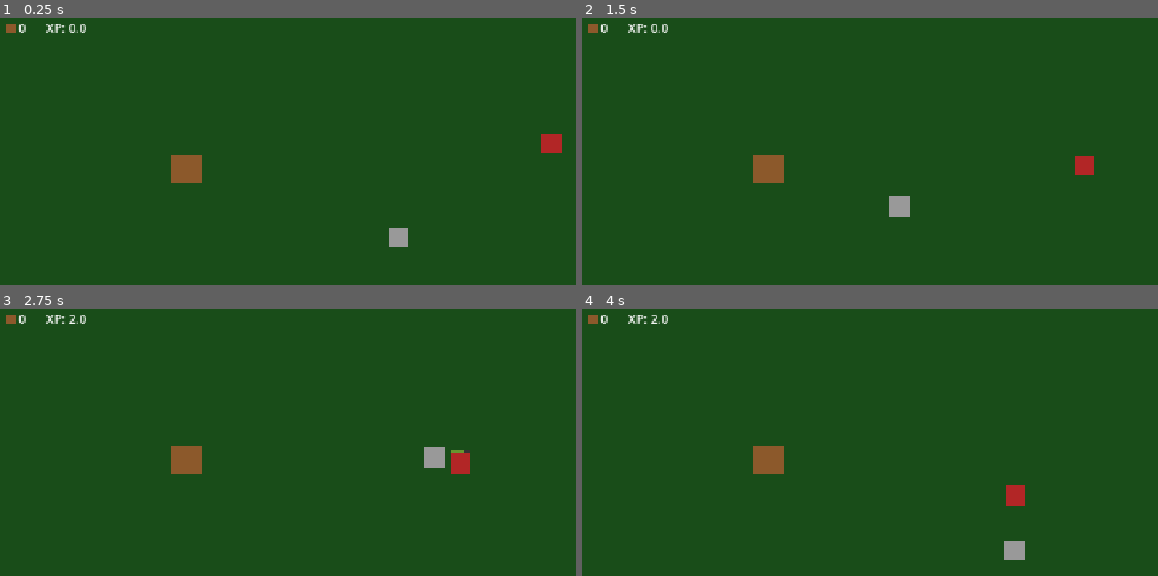
Above: before the commit, frames 1-4 (two rows, left to right).
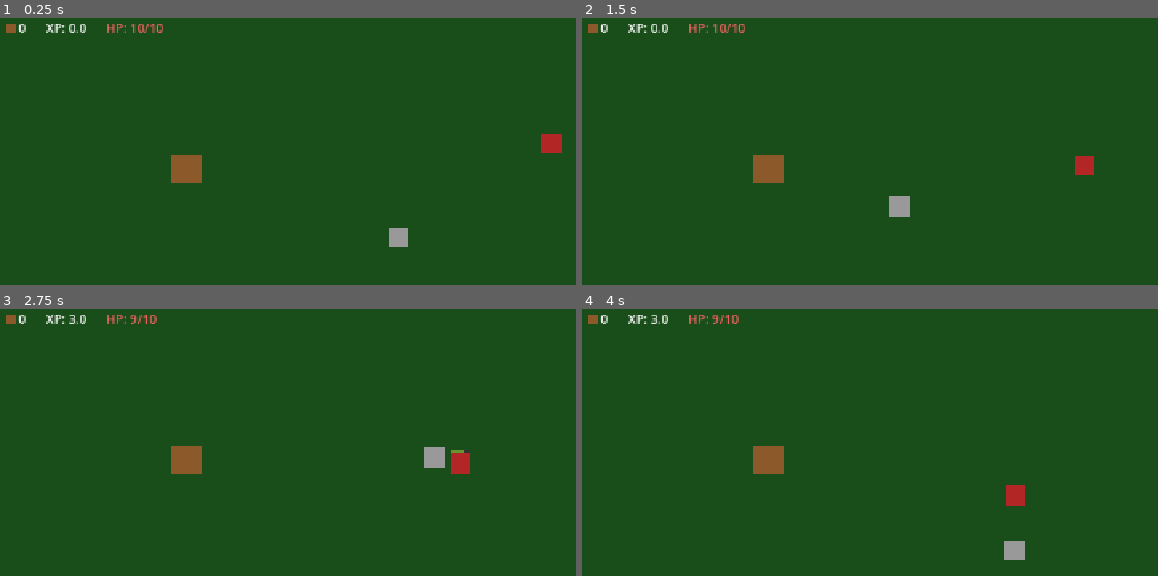
Above: after the commit, the same moments.

Repository: LEADR-official/grindscape
Game: Godot game, scene res://scenes/game.tscn
The game is run twice, just before and just after one commit, with the same random seed, the same clock (stepped at 60 frames per second) and the same inputs.
Inputs (mouse positions are in pixels of both pictures, inside the frame that each line leads up to):
- Up to frame 1 (0.25 s): no input
- Up to frame 2 (1.5 s): move the mouse to (766, 167) at 0.52 s; click (766, 167) at 0.67 s; move the mouse to (1094, 162) at 1.27 s; click (1094, 162) at 1.42 s
- Up to frame 3 (2.75 s): move the mouse to (478, 429) at 2.02 s; click (478, 429) at 2.17 s
- Up to frame 4 (4 s): tap Enter at 2.75 s; move the mouse to (outside the picture) at 2.77 s; click (outside the picture) at 2.92 s; move the mouse to (outside the picture) at 3.52 s; click (outside the picture) at 3.67 s

The runs differ from the first frame. In frame 1, 0.2% of the frame differs, in the area x 18-29%, y 2-6%; in frame 2, 0.2%; in frame 3, 0.2%; in frame 4, 0.2%.

Commit message:
make skelly dangerous

Diff:
--- a/scenes/hud.tscn
+++ b/scenes/hud.tscn
@@ -35,3 +35,15 @@
 mouse_filter = 2
 theme_override_font_sizes/font_size = 20
 text = "XP: 0"
+
+[node name="Spacer2" type="Control" parent="TopBar"]
+custom_minimum_size = Vector2(24, 0)
+layout_mode = 2
+mouse_filter = 2
+
+[node name="HealthLabel" type="Label" parent="TopBar"]
+layout_mode = 2
+mouse_filter = 2
+theme_override_font_sizes/font_size = 20
+theme_override_colors/font_color = Color(1, 0.4, 0.4, 1)
+text = "HP: 10/10"
--- a/scenes/skeleton.tscn
+++ b/scenes/skeleton.tscn
@@ -51,6 +51,10 @@
 wait_time = 0.5
 one_shot = true
 
+[node name="DamageCooldownTimer" type="Timer" parent="."]
+wait_time = 1.5
+one_shot = true
+
 [node name="RespawnTimer" type="Timer" parent="."]
 one_shot = true
 process_mode = 3
--- a/scripts/game.gd
+++ b/scripts/game.gd
@@ -3,7 +3,9 @@
 
 const ORE_XP_VALUE: float = 3.25
 const SKELETON_HIT_XP: float = 2.0
-const SKELETON_KILL_XP: float = 15.0
+const SKELETON_KILL_XP: float = 7.0
+const DAMAGE_PER_HIT: int = 1
+const DAMAGE_TAKEN_XP: float = 1.0
 
 @onready var _rock: StaticBody2D = $Rock
 @onready var _player: CharacterBody2D = $Player
@@ -14,6 +16,8 @@
 	_rock.ore_mined.connect(_on_ore_mined)
 	_skeleton.skeleton_hit.connect(_on_skeleton_hit)
 	_skeleton.skeleton_killed.connect(_on_skeleton_killed)
+	_skeleton.skeleton_attacked_player.connect(_on_skeleton_attacked_player)
+	_player.player_died.connect(_on_player_died)
 
 
 func _on_ore_mined() -> void:
@@ -31,3 +35,13 @@
 func _on_skeleton_killed() -> void:
 	Stats.add_skeleton_kill()
 	Stats.add_xp(SKELETON_KILL_XP)
+
+
+func _on_skeleton_attacked_player() -> void:
+	_player.take_damage(DAMAGE_PER_HIT)
+	Stats.add_damage_taken(DAMAGE_PER_HIT)
+	Stats.add_xp(DAMAGE_TAKEN_XP)
+
+
+func _on_player_died() -> void:
+	get_tree().paused = true
--- a/scripts/hud.gd
+++ b/scripts/hud.gd
@@ -1,15 +1,23 @@
 extends CanvasLayer
-## HUD — displays live ore and XP counters, updated via Stats signal.
+## HUD — displays live ore, XP, and health counters.
 
 @onready var _ore_label: Label = $TopBar/OreLabel
 @onready var _xp_label: Label = $TopBar/XPLabel
+@onready var _health_label: Label = $TopBar/HealthLabel
 
 
 func _ready() -> void:
 	Stats.stats_updated.connect(_on_stats_updated)
 	_on_stats_updated()
+	var player := get_tree().get_first_node_in_group("player")
+	if player:
+		player.health_changed.connect(_on_health_changed)
 
 
 func _on_stats_updated() -> void:
 	_ore_label.text = str(Stats.ore_count)
 	_xp_label.text = "XP: " + str(Stats.xp)
+
+
+func _on_health_changed(current: int, maximum: int) -> void:
+	_health_label.text = "HP: %d/%d" % [current, maximum]
--- a/scripts/player.gd
+++ b/scripts/player.gd
@@ -1,15 +1,22 @@
 extends CharacterBody2D
 ## Player controller — click anywhere to move toward that point.
+## Has a health pool; emits player_died at zero.
+
+signal player_died
+signal health_changed(current: int, maximum: int)
 
 const MOVE_SPEED: float = 200.0
 const ARRIVAL_THRESHOLD: float = 2.0
 const PIXELS_PER_METER: float = 32.0
+const MAX_HEALTH: int = 10
 
+var health: int = MAX_HEALTH
 var _target_position: Vector2
 
 
 func _ready() -> void:
 	_target_position = position
+	health_changed.emit(health, MAX_HEALTH)
 
 
 func _unhandled_input(event: InputEvent) -> void:
@@ -18,6 +25,13 @@
 		if mb.button_index == MOUSE_BUTTON_LEFT and mb.pressed:
 			_target_position = mb.position
 			print("Click at ", mb.position, " → moving from ", position)
+
+
+func take_damage(amount: int) -> void:
+	health = max(health - amount, 0)
+	health_changed.emit(health, MAX_HEALTH)
+	if health <= 0:
+		player_died.emit()
 
 
 func stop() -> void:
--- a/scripts/skeleton.gd
+++ b/scripts/skeleton.gd
@@ -4,9 +4,11 @@
 
 signal skeleton_hit
 signal skeleton_killed
+signal skeleton_attacked_player
 
 const CHASE_SPEED: float = 70.0
 const ATTACK_RANGE: float = 48.0
+const DAMAGE_COOLDOWN: float = 1.5
 const HITS_TO_KILL: int = 3
 const MIN_RESPAWN_TIME: float = 3.0
 const MAX_RESPAWN_TIME: float = 8.0
@@ -22,12 +24,14 @@
 var _attack_cooldown: bool = false
 var _dead: bool = false
 var _in_combat: bool = false
+var _damage_ready: bool = true
 var _player: CharacterBody2D
 
 @onready var _hit_area: Area2D = $HitArea
 @onready var _color_rect: ColorRect = $ColorRect
 @onready var _attack_cooldown_timer: Timer = $AttackCooldownTimer
 @onready var _respawn_timer: Timer = $RespawnTimer
+@onready var _damage_cooldown_timer: Timer = $DamageCooldownTimer
 @onready var _health_bar: Control = $HealthBar
 @onready var _health_fill: ColorRect = $HealthBar/Fill
 
@@ -38,6 +42,7 @@
 	_hit_area.body_entered.connect(_on_body_entered)
 	_attack_cooldown_timer.timeout.connect(_on_attack_cooldown_finished)
 	_respawn_timer.timeout.connect(_respawn)
+	_damage_cooldown_timer.timeout.connect(_on_damage_cooldown_finished)
 	_health_bar.visible = false
 	_update_health_bar()
 
@@ -51,6 +56,10 @@
 		move_and_slide()
 	else:
 		velocity = Vector2.ZERO
+		if _damage_ready:
+			_damage_ready = false
+			_damage_cooldown_timer.start()
+			skeleton_attacked_player.emit()
 
 
 func _on_hit_area_input_event(_viewport: Node, event: InputEvent, _shape_idx: int) -> void:
@@ -91,6 +100,10 @@
 	_health_bar.visible = false
 
 
+func _on_damage_cooldown_finished() -> void:
+	_damage_ready = true
+
+
 func _die() -> void:
 	_dead = true
 	_pending_attack = false
@@ -109,6 +122,7 @@
 	var new_y := randf_range(ARENA_MARGIN, ARENA_HEIGHT - ARENA_MARGIN)
 	global_position = Vector2(new_x, new_y)
 	_dead = false
+	_damage_ready = true
 	_hits_remaining = HITS_TO_KILL
 	_update_health_bar()
 	visible = true
